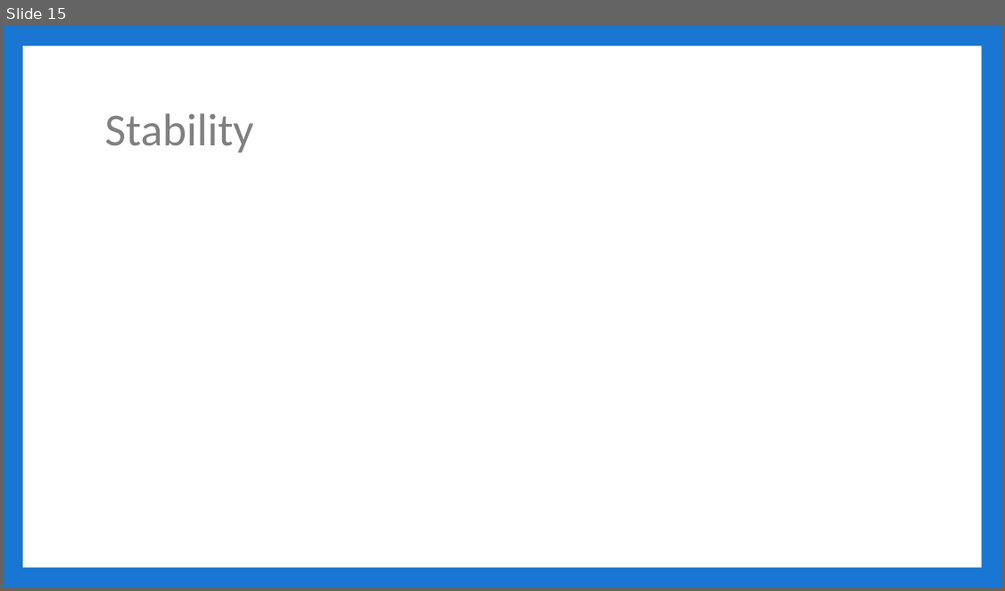
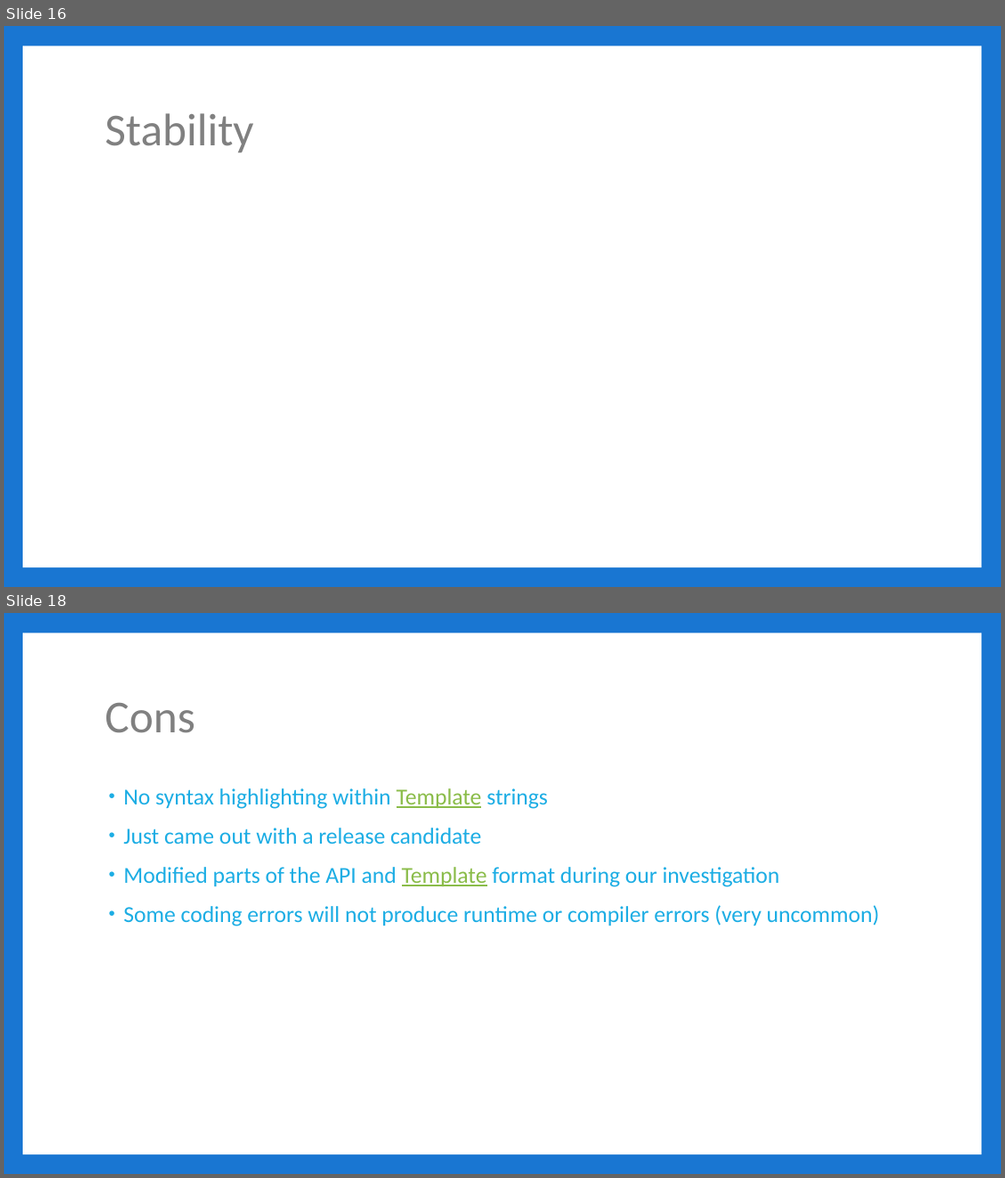
Before and after one commit to jbicks/angular2-demo, a slide deck: Angular2.pptx. Shown one above the other, each under a label of ours: slide 15 before the commit, slides 16 and 18 after it; the slides between them are not shown. The pictures are 1005x591 and 1005x1178 pixels, drawn with LibreOffice and Linux fonts; fonts in the diff are those of the drawing. Boxes give left, top, right and bottom in pixels: in the first picture for what was removed or moved away, otherwise in the second. Text is boxed around its words. In the diff, an @@ line names an element or a change of style, - is before the commit and + after.

```diff
--- a/Angular2.pptx
+++ b/Angular2.pptx
@@ slide 18 added at (4,613,1001,1174), background #1976D2; not listed: 1 template element that a slide beside it also shows @@
@@ title added at (105,703,194,733), 44 pt, text #808080 @@
+Cons
@@ text added at (123,788,880,926), 22 pt, text #1CADE4 @@
+• No syntax highlighting within Template strings
+• Just came out with a release candidate
+• Modified parts of the API and Template format during our investigation
+• Some coding errors will not produce runtime or compiler errors (very uncommon)
@@ what was slide 15 is now slide 16 @@
```
Also in this commit, not shown: 4 slides changed, 7 other slides added, 7 slides removed, 5 other files.
